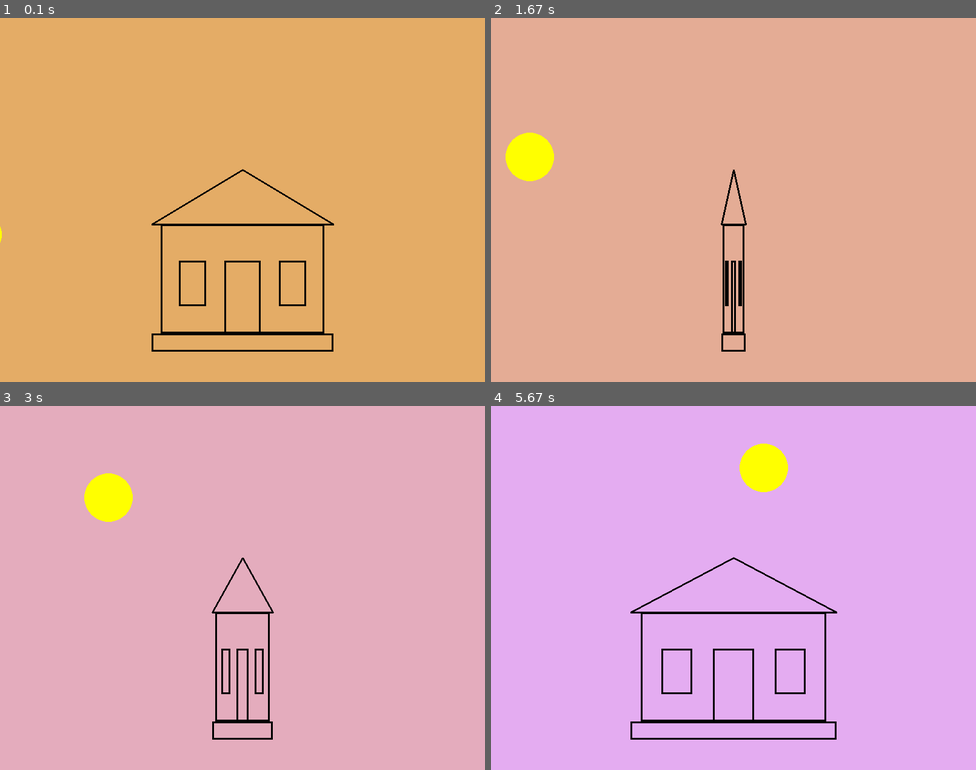
Above: before the commit, frames 1-4 (two rows, left to right).
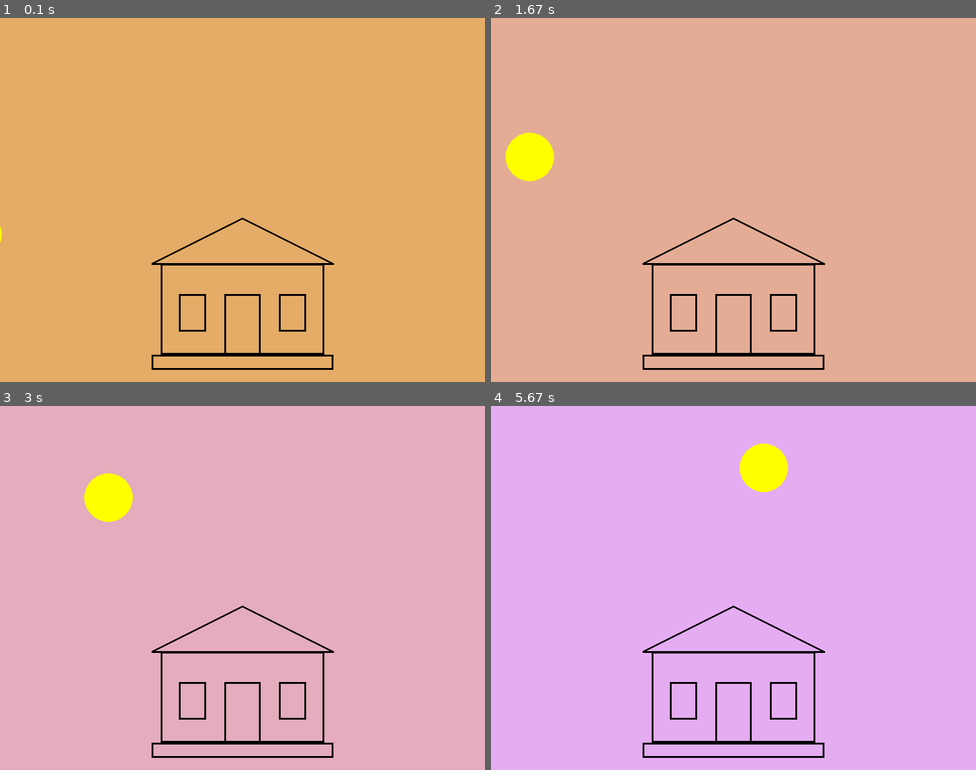
Above: after the commit, the same moments.

Repository: Dmitry1101985/Python
Game: pygame game, started from My_Game/game.py
Two runs of this game, one before a commit and one after it. Both use one fixed random seed, a clock stepped at 60 frames per second and the inputs below.
Inputs:
- Up to frame 1 (0.1 s): no input
- Up to frame 2 (1.67 s): no input
- Up to frame 3 (3 s): no input
- Up to frame 4 (5.67 s): no input

The runs differ from the first frame. In frame 1, 2.6% of the frame differs, in the area x 31-69%, y 41-97%; in frame 2, 2.3%; in frame 3, 2.5%; in frame 4, 3.3%, in the area x 28-72%, y 41-97%.

Commit message:
just testing

Diff:
--- a/My_Game/game.py
+++ b/My_Game/game.py
@@ -33,8 +33,10 @@
 
     # place code here
     screen.fill((228, 172, blue_in_sky))
-    changes, flag = house.spin_house(400, 550, 300, changes, start_pos_changes, flag)
+    # changes, flag = house.spin_house(400, 550, 300, changes, start_pos_changes, flag)
+    house.draw_house(400, 580, 250, 300)
     fi, blue_in_sky = sun.moving_sun(start_fi, fi, 0.2, start_blue_in_sky, blue_in_sky)
-
+    # house.draw_house()
+    # sun.draw_sun()
     pygame.display.flip()
 pygame.quit()
